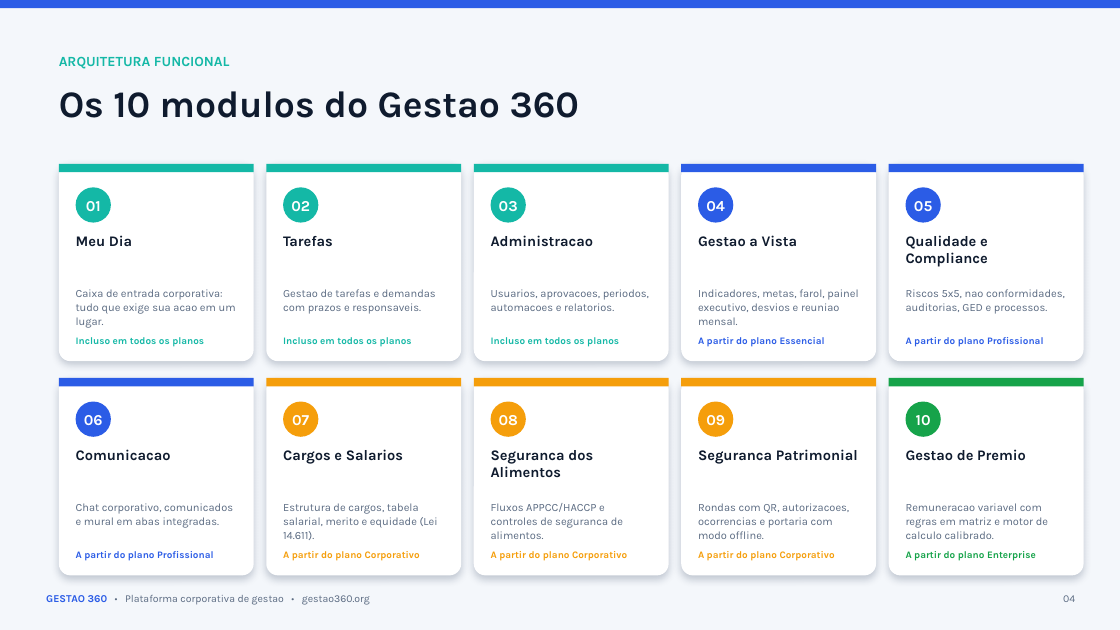
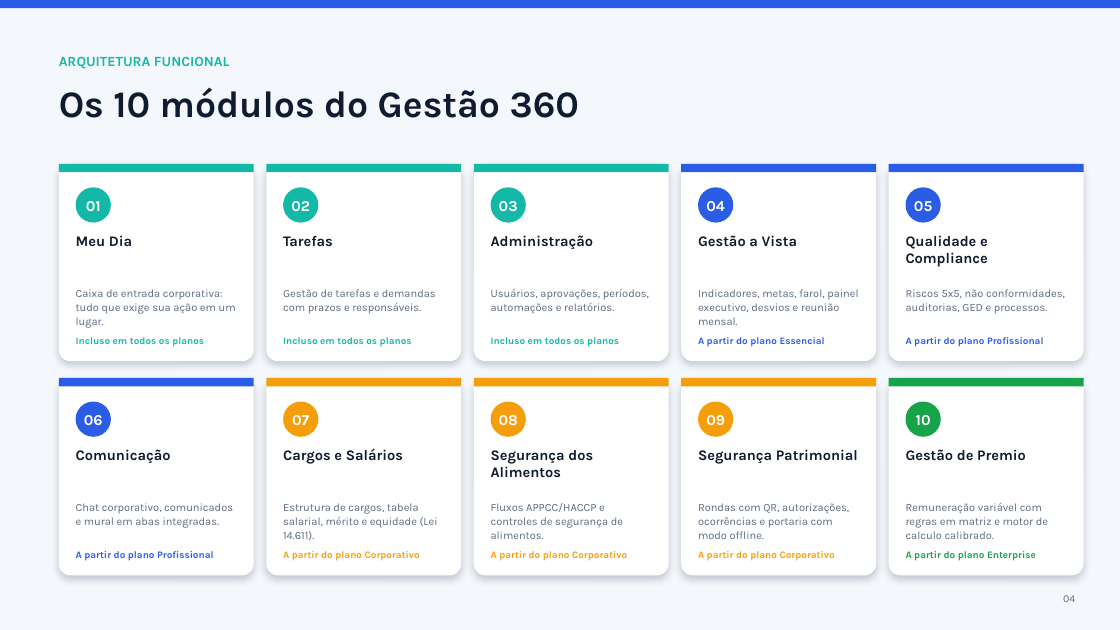
Before and after one commit to aldemirfidelis/gestao-360-indicadores, a slide deck: slide 4 of docs/Apresentacao-Gestao360-Comercial.pptx. Drawn at 1120x630 pixels with LibreOffice and Linux fonts; fonts in the diff are those of the drawing. Boxes give left, top, right and bottom in pixels: in the first picture for what was removed or moved away, otherwise in the second. Text is boxed around its words. In the diff, an @@ line names an element or a change of style, - is before the commit and + after.

```diff
--- a/docs/Apresentacao-Gestao360-Comercial.pptx
+++ b/docs/Apresentacao-Gestao360-Comercial.pptx
@@ text at <box>59,87,579,118</box>: text changed @@
-Os 10 modulos do Gestao 360
+Os 10 módulos do Gestão 360
@@ text at <box>491,235,594,249</box>: text changed @@
-Administracao
+Administração
@@ text at <box>698,235,797,247</box>: text changed @@
-Gestao a Vista
+Gestão a Vista
@@ text at <box>76,289,236,328</box>: text changed @@
-Caixa de entrada corporativa: tudo que exige sua acao em um lugar.
+Caixa de entrada corporativa: tudo que exige sua ação em um lugar.
@@ text at <box>283,289,436,314</box>: text changed @@
-Gestao de tarefas e demandas com prazos e responsaveis.
+Gestão de tarefas e demandas com prazos e responsáveis.
@@ text at <box>491,288,649,313</box>: text changed @@
-Usuarios, aprovacoes, periodos, automacoes e relatorios.
+Usuários, aprovações, períodos, automações e relatórios.
@@ text at <box>698,289,858,325</box>: text changed @@
-Indicadores, metas, farol, painel executivo, desvios e reuniao mensal.
+Indicadores, metas, farol, painel executivo, desvios e reunião mensal.
@@ text at <box>906,289,1065,314</box>: text changed @@
-Riscos 5x5, nao conformidades, auditorias, GED e processos.
+Riscos 5x5, não conformidades, auditorias, GED e processos.
@@ text at <box>76,449,171,463</box>: text changed @@
-Comunicacao
+Comunicação
@@ text at <box>283,448,403,464</box>: text changed @@
-Cargos e Salarios
+Cargos e Salários
@@ text at <box>698,449,858,464</box>: text changed @@
-Seguranca Patrimonial
+Segurança Patrimonial
@@ text at <box>906,449,1026,460</box>: text changed @@
-Gestao de Premio
+Gestão de Premio
@@ text at <box>491,450,593,477</box>: text changed @@
-Seguranca dos Alimentos
+Segurança dos Alimentos
@@ text at <box>283,503,438,540</box>: text changed @@
-Estrutura de cargos, tabela salarial, merito e equidade (Lei 14.611).
+Estrutura de cargos, tabela salarial, mérito e equidade (Lei 14.611).
@@ text at <box>491,503,623,539</box>: text changed @@
-Fluxos APPCC/HACCP e controles de seguranca de alimentos.
+Fluxos APPCC/HACCP e controles de segurança de alimentos.
@@ text at <box>698,503,849,539</box>: text changed @@
-Rondas com QR, autorizacoes, ocorrencias e portaria com modo offline.
+Rondas com QR, autorizações, ocorrências e portaria com modo offline.
@@ text at <box>906,503,1048,539</box>: text changed @@
-Remuneracao variavel com regras em matriz e motor de calculo calibrado.
+Remuneração variável com regras em matriz e motor de calculo calibrado.
@@ text removed at <box>46,595,370,605</box> @@
-GESTAO 360 • Plataforma corporativa de gestao • gestao360.org
```
Also in this commit, not shown: 12 other slides changed.
